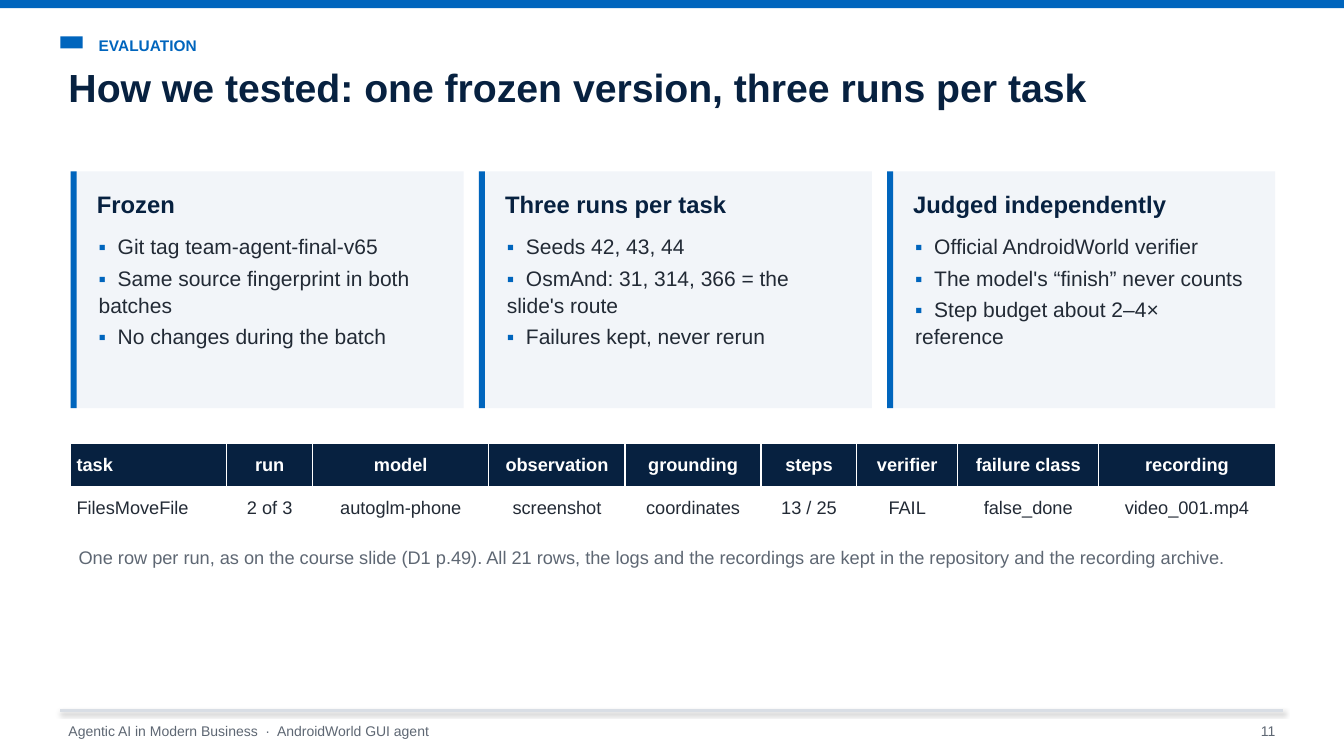
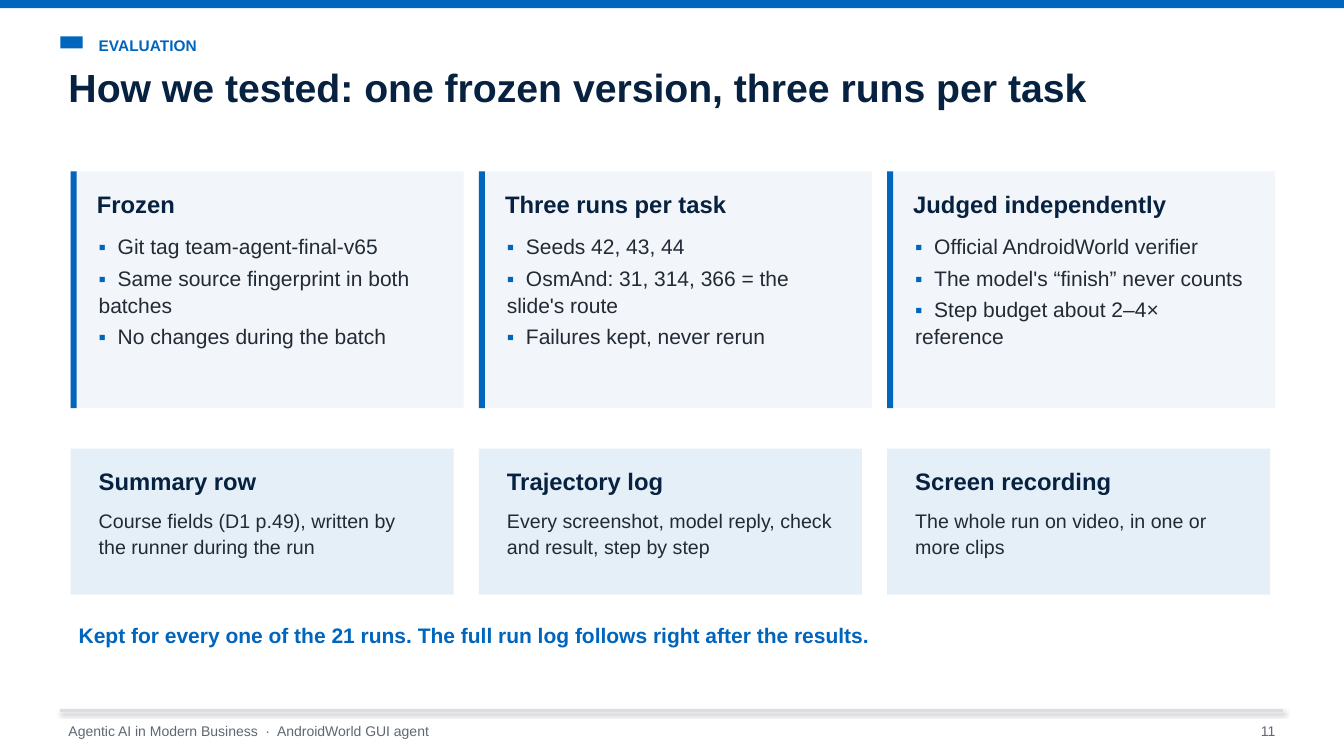
Before and after one commit to Chenschenschen/androidworld-gui-agent, a slide deck: slide 11 of presentation/AndroidWorld_GUI_Agent_Presentation.pptx. Drawn at 1344x756 pixels with LibreOffice and Linux fonts; fonts in the diff are those of the drawing. Boxes give left, top, right and bottom in pixels: in the first picture for what was removed or moved away, otherwise in the second. Text is boxed around its words. In the diff, an @@ line names an element or a change of style, - is before the commit and + after.

```diff
--- a/presentation/AndroidWorld_GUI_Agent_Presentation.pptx
+++ b/presentation/AndroidWorld_GUI_Agent_Presentation.pptx
@@ table removed at [71, 444, 1275, 529], 2 rows, 9 columns @@
-task | run | model | observation | grounding | steps | verifier | failure class | recording
-FilesMoveFile | 2 of 3 | autoglm-phone | screenshot | coordinates | 13 / 25 | FAIL | false_done | video_001.mp4
@@ rectangle added at [71, 449, 454, 595], fill #E5EFF8 @@
@@ rectangle added at [479, 449, 862, 595], fill #E5EFF8 @@
@@ rectangle added at [887, 449, 1270, 595], fill #E5EFF8 @@
@@ text added at [99, 473, 256, 495], 17 pt, text #072140, bold @@
+Summary row
@@ text added at [507, 472, 663, 495], 17 pt, text #072140, bold @@
+Trajectory log
@@ text added at [915, 472, 1111, 495], 17 pt, text #072140, bold @@
+Screen recording
@@ text added at [99, 513, 396, 558], 14 pt, text #222A35 @@
+Course fields (D1 p.49), written by the runner during the run
@@ text added at [507, 513, 831, 558], 14 pt, text #222A35 @@
+Every screenshot, model reply, check and result, step by step
@@ text added at [915, 513, 1206, 558], 14 pt, text #222A35 @@
+The whole run on video, in one or more clips
@@ text removed at [79, 551, 1225, 568] @@
-One row per run, as on the course slide (D1 p.49). All 21 rows, the logs and the recordings are kept in the repository and the recording archive.
@@ text added at [79, 627, 869, 647], 15 pt, text #0065BD, bold @@
+Kept for every one of the 21 runs. The full run log follows right after the results.
```
Also in this commit, not shown: 5 other slides changed, 3 slides added, 11 other files.
